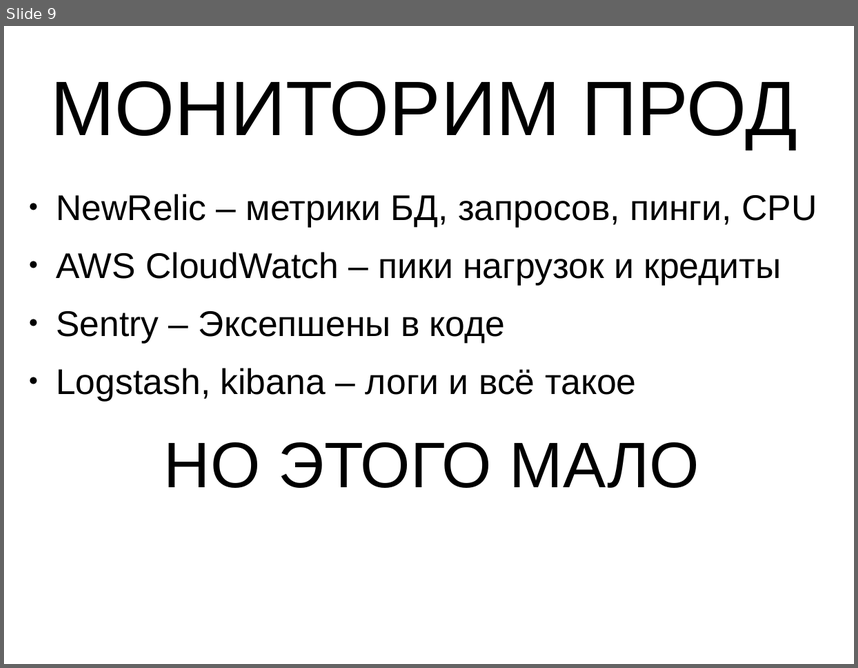
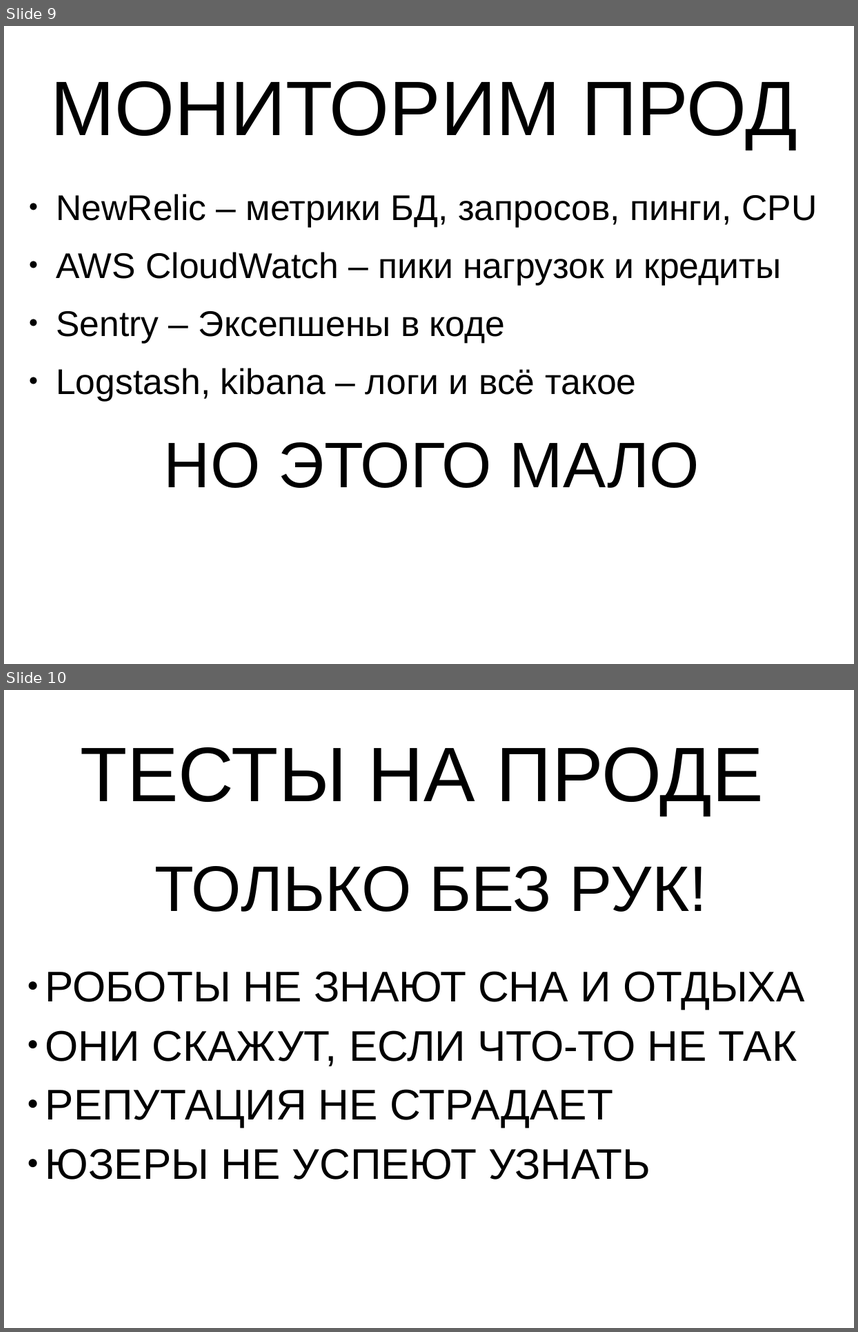
Before and after one commit to valignatev/tdd2017, a slide deck: tddsucks.odp. Shown one above the other, each under a label of ours: slide 9 before the commit, slides 9 and 10 after it. The pictures are 858x668 and 858x1332 pixels, drawn with LibreOffice and Linux fonts; fonts in the diff are those of the drawing. Boxes give left, top, right and bottom in pixels: in the first picture for what was removed or moved away, otherwise in the second. Text is boxed around its words. In the diff, an @@ line names an element or a change of style, - is before the commit and + after.

```diff
--- a/tddsucks.odp
+++ b/tddsucks.odp
@@ slide 10 added at (4,690,854,1328), background #FFFFFF @@
@@ title added at (80,747,764,816), 72 pt, text #000000 @@
+ТЕСТЫ НА ПРОДЕ
@@ text added at (155,866,707,911), 60 pt, text #000000 @@
+ТОЛЬКО БЕЗ РУК!
@@ text added at (45,971,805,1179), 40 pt, text #000000 @@
+● РОБОТЫ НЕ ЗНАЮТ СНА И ОТДЫХА
+● ОНИ СКАЖУТ, ЕСЛИ ЧТО-ТО НЕ ТАК
+● РЕПУТАЦИЯ НЕ СТРАДАЕТ
+● ЮЗЕРЫ НЕ УСПЕЮТ УЗНАТЬ
```
Also in this commit, not shown: 3 other slides added.
